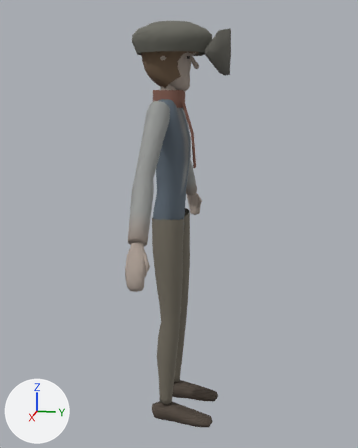
An edit to the glTF model assets/models/characters/spook.glb, drawn before and after from the same camera.
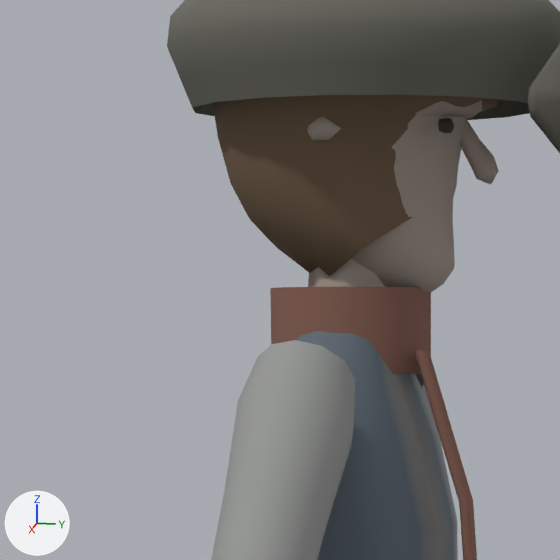
There are two pictures of each version: one whole from a 50 mm camera at (2.121, 0.458, 1.466) aimed at (-0.008, 0.032, 0.933), one close up on the part from 27% to 59% of the width and 7% to 32% of the height. The axes (+X, +Y, +Z) are drawn at lower left. The lights are the same throughout. The older version's two pictures come first. Vertices at exactly the same position are counted once.

The older version as bpy lines, for what is in view:
```python
me_spook = bpy.data.meshes.new('Spook')
me_spook.from_pydata(...)  # 1957 vertices, 3624 faces; spans x -0.62..0.62, y -0.16..0.25, z 0.0..1.79
me_spook.materials.append(mat_cloth)
ob_spook = bpy.data.objects.new('Spook', me_spook)
ob_spook.location = (0.0, 0.0, 0.0)
```
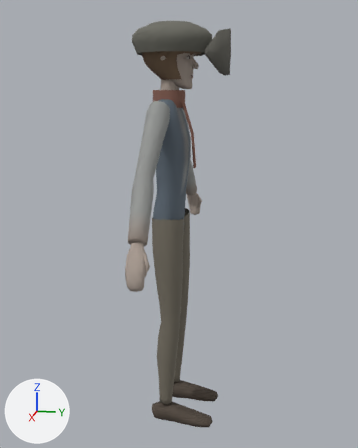
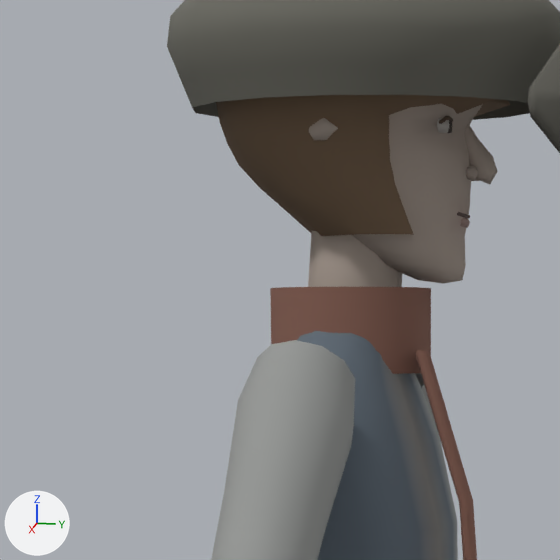
The change, as a diff of the scene's bpy script:
```diff
--- a/assets/models/characters/spook.glb.py
+++ b/assets/models/characters/spook.glb.py
@@ me_spook @@
 # used by ob_spook; location = (0.0, 0.0, 0.0)
-me_spook.from_pydata(...)  # 1957 vertices, 3624 faces; spans x -0.62..0.62, y -0.16..0.25, z 0.0..1.79
+me_spook.from_pydata(...)  # 2335 vertices, 4328 faces; spans x -0.62..0.62, y -0.16..0.25, z 0.0..1.79
+# me_spook part 1: a new loose piece of 44 vertices spanning x -0.02..0.02, y 0.08..0.09, z 1.57, in mat_cloth
+# me_spook part 2: 177 vertices moved from x -0.09..0.09, y -0.12..0.1, z 1.51..1.74 to x -0.09..0.09, y -0.12..0.1, z 1.52..1.74; 162 vertices removed from x -0.08..0.08, y -0.13..0.11, z 1.51..1.75; 496 vertices added at x -0.09..0.09, y -0.13..0.12, z 1.52..1.75
+# me_spook part 3: 38 kept faces spanning x -0.06..0.06, y 0.05..0.1, z 1.57..1.68 get new vertex colours
 me_spook.materials.append(mat_cloth)
```

Pixel boxes [x1, y1, x2, y2] of what changed, in the close-ups (560 x 560 px; the box of a moved part takes in the faces that stretch with it):
part 1 of me_spook, added
    after: [457, 212, 470, 218]
part 2 of me_spook, moved or reshaped
    before: [212, 95, 498, 373]
    after: [216, 95, 511, 284]
part 3 of me_spook, recoloured
    before: [414, 115, 465, 216]
    after: [409, 111, 467, 130]
